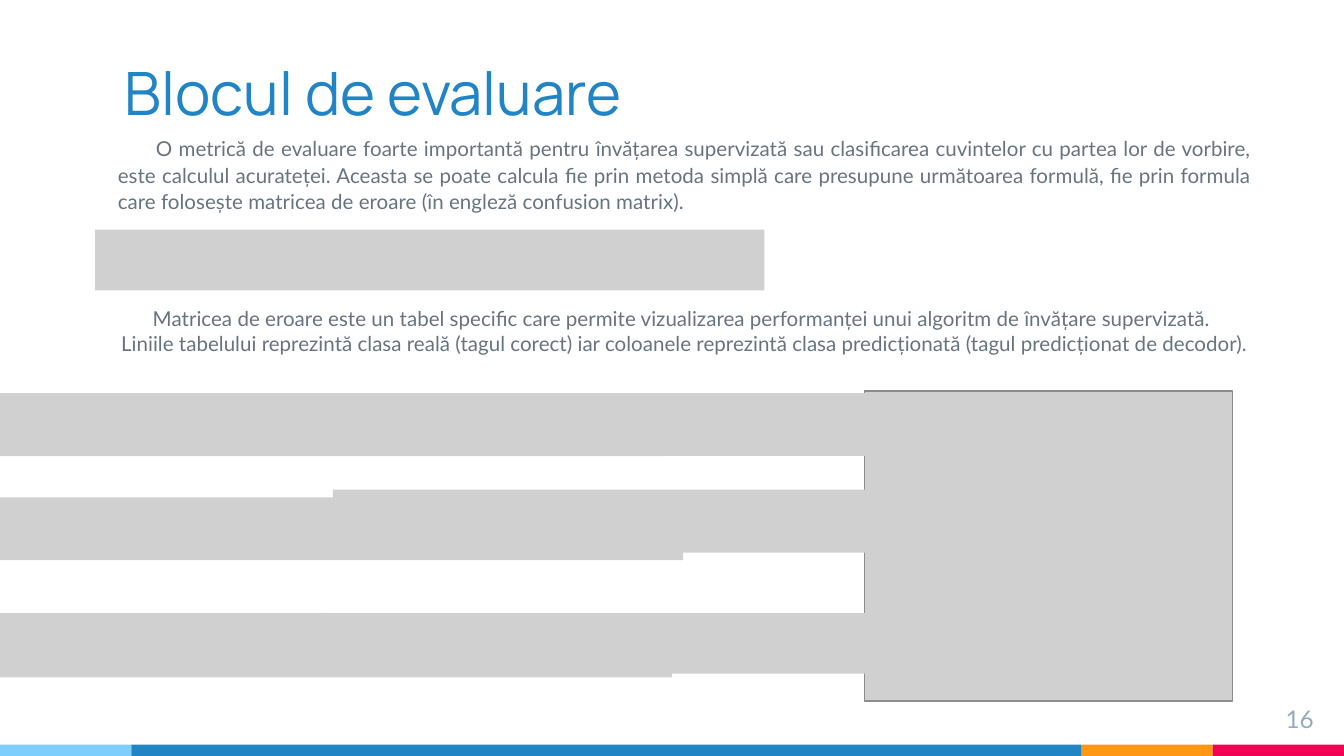
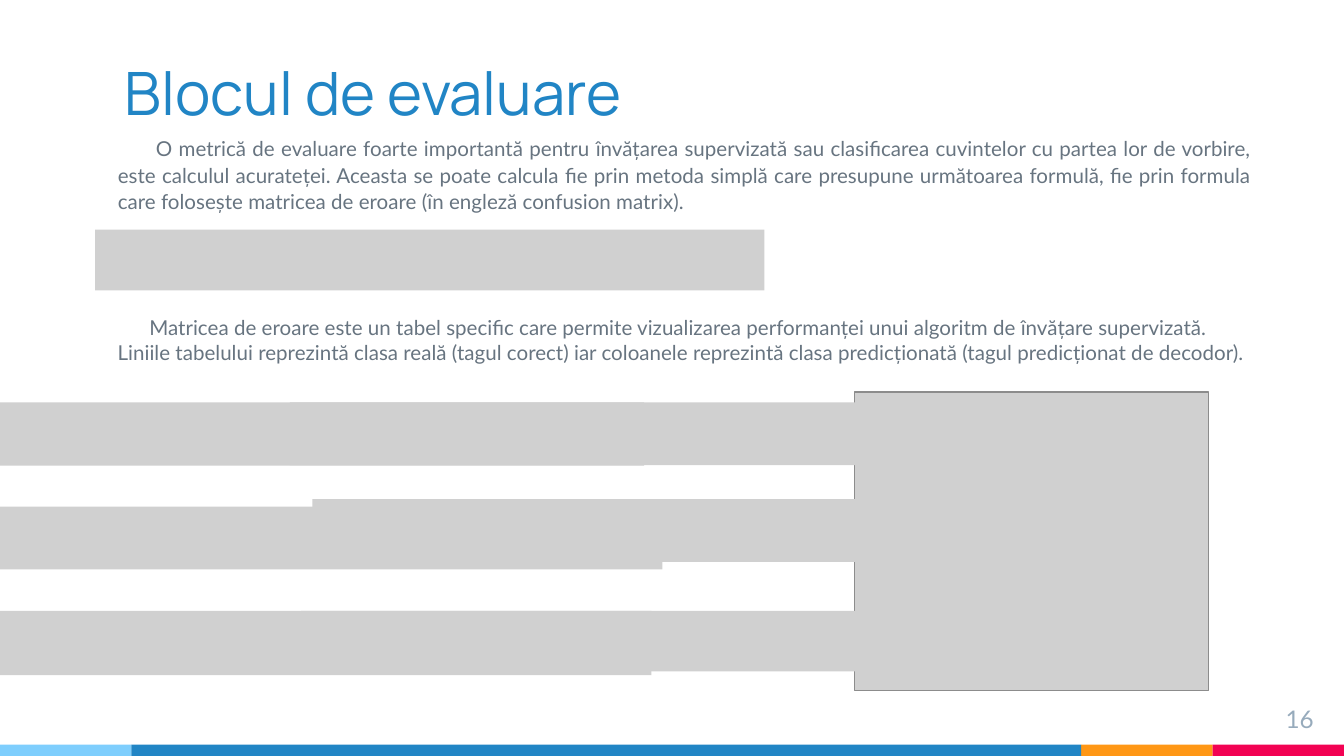
Before and after one commit to ST4NSB/part-of-speech-tagging, a slide deck: slide 16 of docs/pos_tagging_prezentare.pptx. Drawn at 1344x756 pixels with LibreOffice and Linux fonts; fonts in the diff are those of the drawing; grey boxes stand for pictures. Boxes give left, top, right and bottom in pixels: in the first picture for what was removed or moved away, otherwise in the second. Text is boxed around its words. In the diff, an @@ line names an element or a change of style, - is before the commit and + after.

```diff
--- a/docs/pos_tagging_prezentare.pptx
+++ b/docs/pos_tagging_prezentare.pptx
@@ text "Matricea de eroare este un ...": place and size @@
-text "Matricea de eroare este un ..." at (121,311,1246,355)
+text "Matricea de eroare este un ..." at (118,320,1243,364)
@@ 4 pictures: place and size @@
-4 pictures at (0,392,1020,560)
+4 pictures at (0,402,999,570)
@@ picture: place and size @@
-picture at (864,391,1232,702)
+picture at (855,392,1208,691)
@@ picture: place and size @@
-picture at (0,613,672,677)
+picture at (0,610,652,675)
@@ picture: place and size @@
-picture at (321,613,1008,673)
+picture at (301,610,988,671)
```
Also in this commit, not shown: 5 other slides changed, 1 other file.
